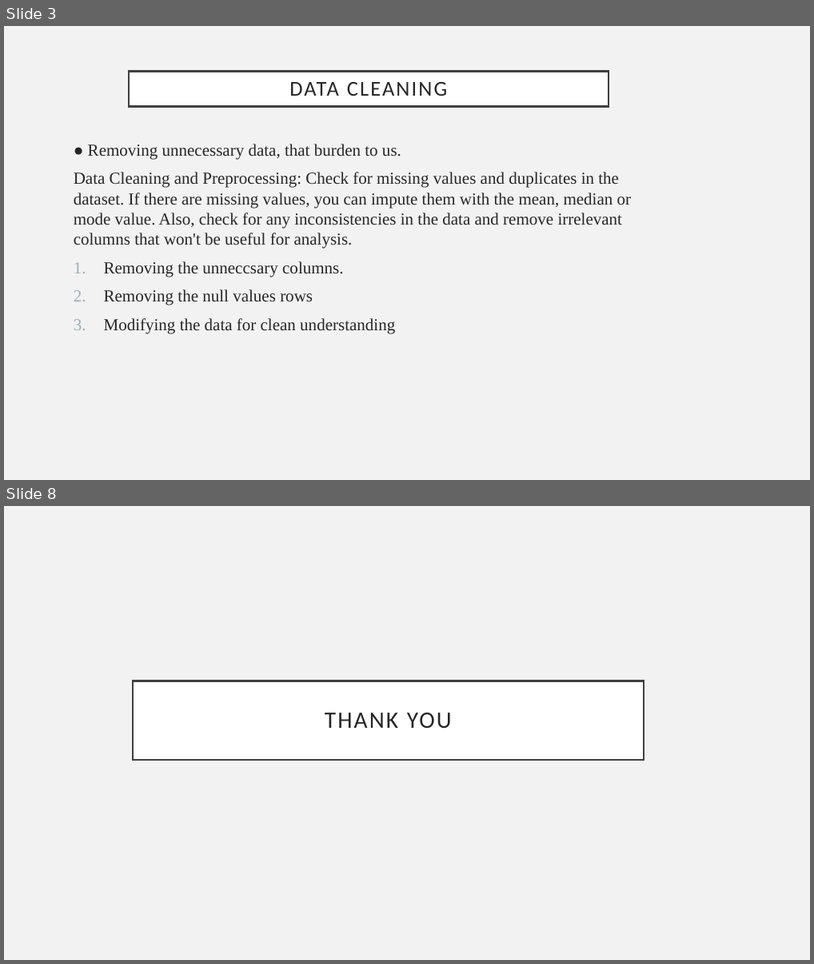
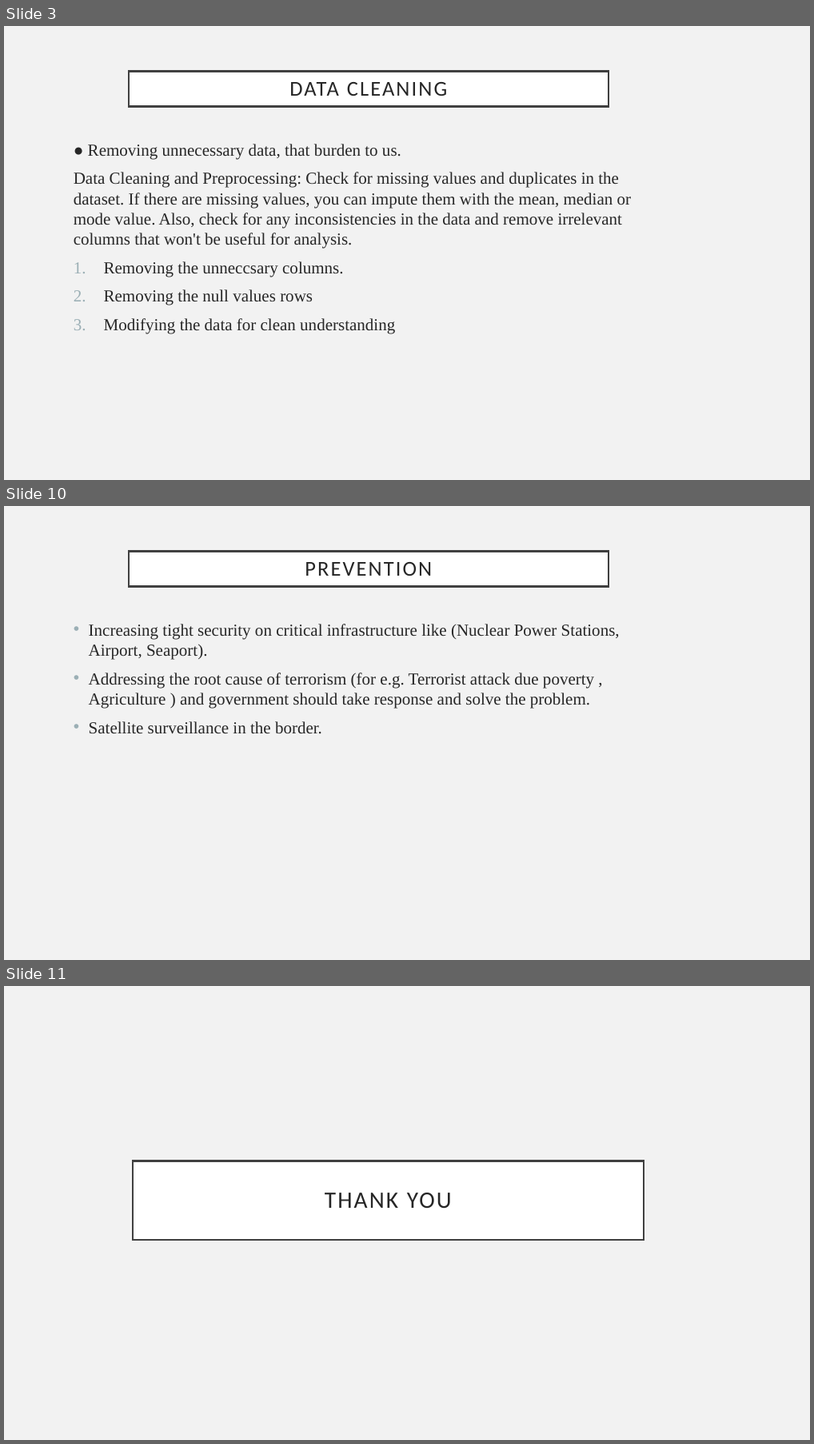
Before and after one commit to gokulrajar15/Global-Terrorism-Analysis-Using-Power-BI, a slide deck: ppt.pptx. Shown one above the other, each under a label of ours: slides 3 and 8 before the commit, slides 3, 10 and 11 after it; the slides between them are not shown. The pictures are 814x964 and 814x1444 pixels, drawn with LibreOffice and Linux fonts; fonts in the diff are those of the drawing. Boxes give left, top, right and bottom in pixels: in the first picture for what was removed or moved away, otherwise in the second. Text is boxed around its words. In the diff, an @@ line names an element or a change of style, - is before the commit and + after.

```diff
--- a/ppt.pptx
+++ b/ppt.pptx
@@ slide 10 added at (4, 506, 810, 960), background #F2F2F2 @@
@@ title added at (129, 551, 609, 587), fill #FFFFFF, outline #404040 2.5 pt, 25.2 pt, text #262626 @@
+PREVENTION
@@ text added at (89, 624, 620, 733), 20 pt, text #262626 @@
+• Increasing tight security on critical infrastructure like (Nuclear Power Stations, Airport, Seaport).
+• Addressing the root cause of terrorism (for e.g. Terrorist attack due poverty , Agriculture ) and government should take response and solve the problem.
+• Satellite surveillance in the border.
@@ what was slide 8 is now slide 11 @@
```
Also in this commit, not shown: 4 slides changed, 2 other slides added, 1 other file.
